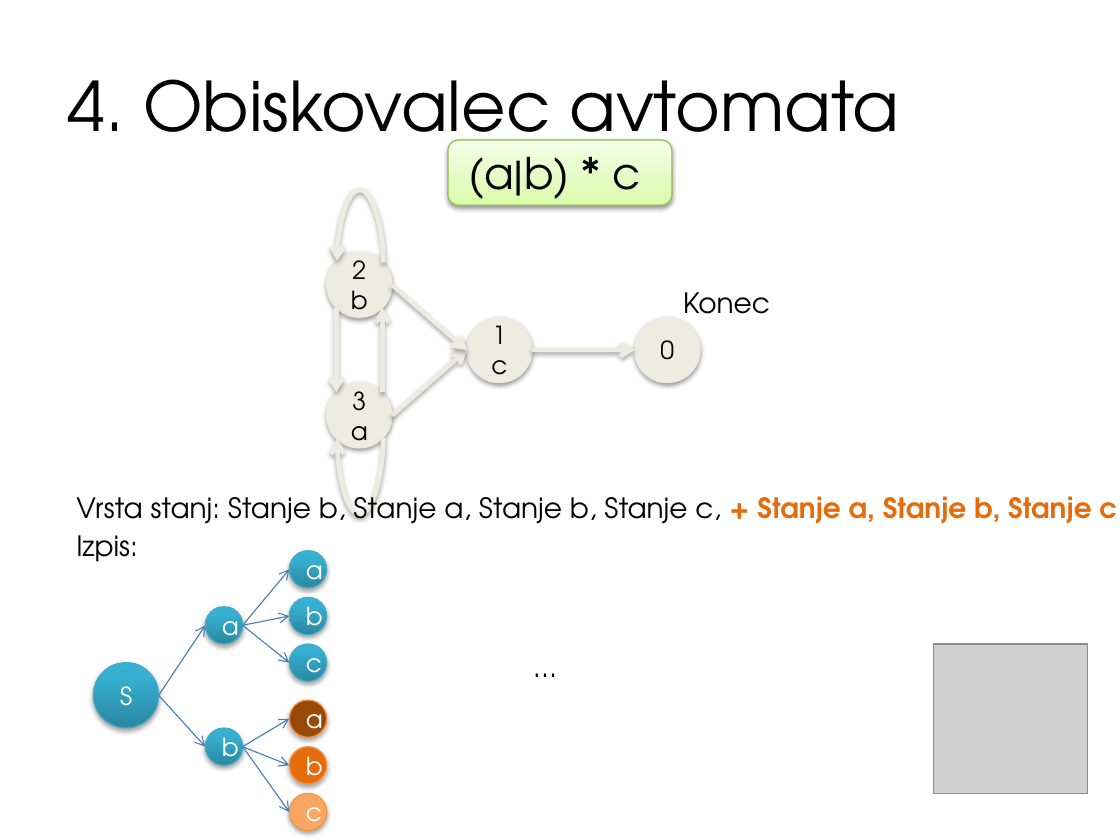
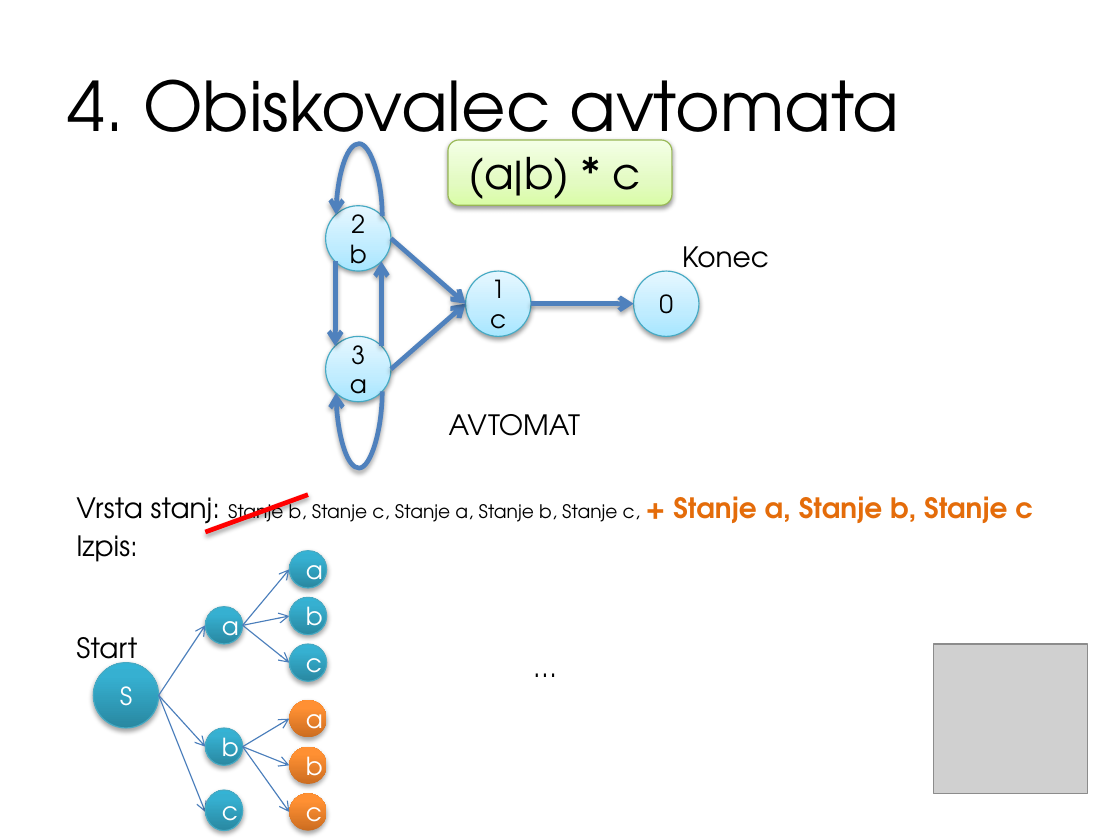
Before and after one commit to tadeboro/reglang, a slide deck: slide 15 of presentation/RegexRangers.pptx. Drawn at 1120x840 pixels with LibreOffice and Linux fonts; fonts in the diff are those of the drawing; grey boxes stand for pictures. Boxes give left, top, right and bottom in pixels: in the first picture for what was removed or moved away, otherwise in the second. Text is boxed around its words. In the diff, an @@ line names an element or a change of style, - is before the commit and + after.

```diff
--- a/presentation/RegexRangers.pptx
+++ b/presentation/RegexRangers.pptx
@@ curved arrow (382, 216) - (336, 215): stroke #EEECE1 3 pt to #4F81BD 3 pt @@
@@ arrow moved from (392, 416) - (467, 349) to (391, 239) - (466, 304) @@
@@ arrow (391, 239) - (466, 304): stroke #EEECE1 3 pt to #4F81BD 3 pt @@
@@ arrow (335, 262) - (335, 346): stroke #EEECE1 3 pt to #4F81BD 3 pt @@
@@ arrow (382, 346) - (382, 262): stroke #EEECE1 3 pt to #4F81BD 3 pt @@
@@ arrow moved from (392, 284) - (467, 349) to (391, 370) - (466, 304) @@
@@ arrow (391, 370) - (466, 304): stroke #EEECE1 3 pt to #4F81BD 3 pt @@
@@ arrow (531, 304) - (634, 304): stroke #EEECE1 3 pt to #4F81BD 3 pt @@
@@ fill #EEECE1 to gradient #A7E6FF to #C1EDFF to #E7F8FF; outline #EEECE1 0.75 pt to #46AAC5 0.75 pt in 4 elements at (634,271,699,336), (466,271,531,336), (326,206,391,271), (326,336,391,401) @@
@@ 4 ellipses, 3 arrows, 2 curved arrows, 1 text: place and size @@
-4 ellipses, 3 arrows, 2 curved arrows, 1 text at (327,189,770,515)
+4 ellipses, 3 arrows, 2 curved arrows, 1 text at (326,143,769,468)
@@ curved arrow (382, 391) - (336, 393): stroke #EEECE1 3 pt to #4F81BD 3 pt @@
@@ text added at (449,414,580,436), 18 pt, text #000000 @@
+AVTOMAT
@@ text at (76,496,1033,532): text changed; size 18 to 12 pt @@
-Vrsta stanj: Stanje b, Stanje a, Stanje b, Stanje c, + Stanje a, Stanje b, Stanje c
+Vrsta stanj: Stanje b, Stanje c, Stanje a, Stanje b, Stanje c, + Stanje a, Stanje b, Stanje c
@@ line added from (205, 532) to (308, 495), #FF0000 3 pt @@
@@ text added at (76,637,137,672), 18 pt, text #000000 @@
+Start
@@ arrow added from (159, 696) to (205, 812), #4B7EBC 0.75 pt @@
@@ ellipse "a" at (289,700,326,737): fill #984807 to gradient #CC6E20 to #FF9034 to #FF9136; outline #F69240 0.75 pt to none @@
@@ ellipse "b" at (289,747,326,784): fill #E46C0A to gradient #CC6E20 to #FF9034 to #FF9136; outline #F69240 0.75 pt to none @@
@@ ellipse added at (205,790,242,830), fill gradient #2A88A2 to #37B1D2 to #34B4D6, outline #46AAC5 0.75 pt, 16 pt, text #FFFFFF @@
+c
@@ ellipse "c" at (289,793,326,830): fill #F8A662 to gradient #CC6E20 to #FF9034 to #FF9136; outline #F69240 0.75 pt to none @@
```
Also in this commit, not shown: 12 other slides changed, 4 slides added, 4 slides removed, 23 other files.
